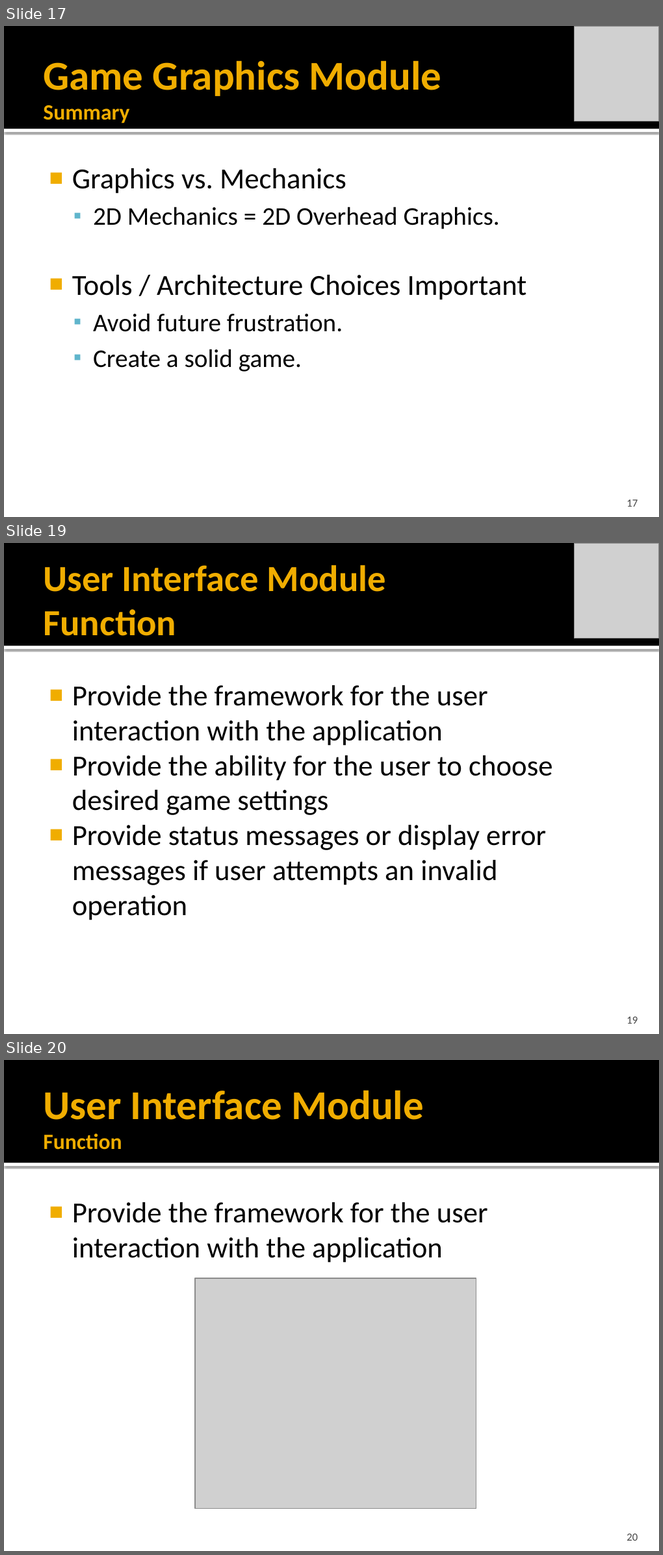
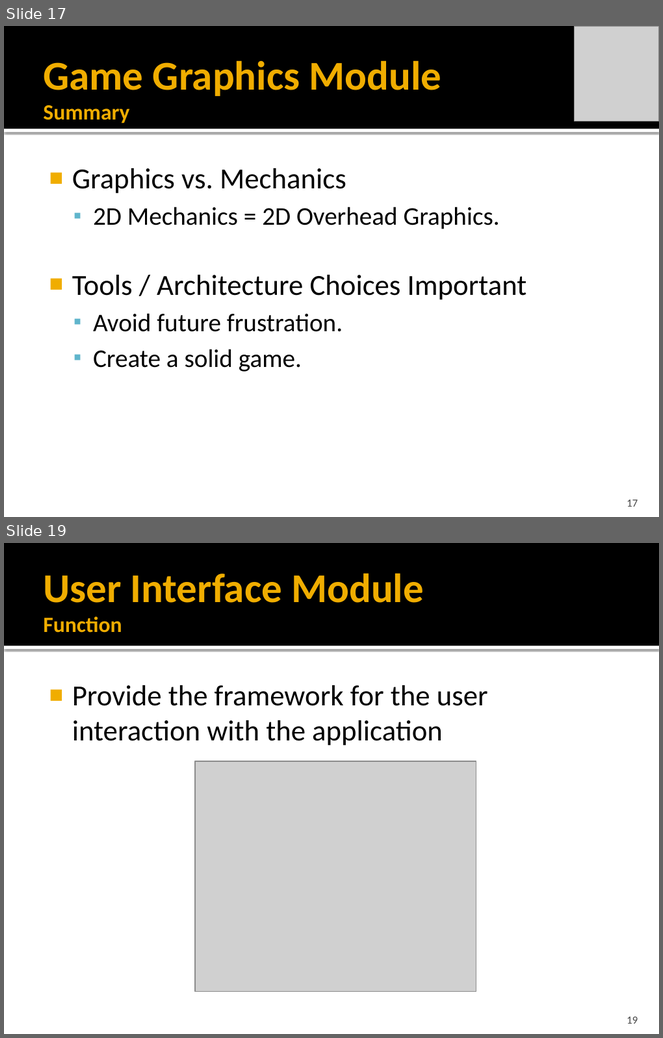
Before and after one commit to idxExtropy/duel-reality, a slide deck: Docs/DUEL REALITY .pptx. Shown one above the other, each under a label of ours: slides 17, 19 and 20 before the commit, slides 17 and 19 after it; the slides between them are not shown. The pictures are 663x1555 and 663x1038 pixels, drawn with LibreOffice and Linux fonts; fonts in the diff are those of the drawing; grey boxes stand for pictures. Boxes give left, top, right and bottom in pixels: in the first picture for what was removed or moved away, otherwise in the second. Text is boxed around its words. In the diff, an @@ line names an element or a change of style, - is before the commit and + after.

```diff
--- a/Docs/DUEL REALITY .pptx
+++ b/Docs/DUEL REALITY .pptx
@@ slide 19 removed at (4, 543, 659, 1034), background #FFFFFF; not listed: 2 template elements that a slide beside it also shows @@
@@ picture removed at (574, 543, 659, 638) @@
@@ title removed at (43, 565, 386, 636) @@
-User Interface Module
-Function
@@ text removed at (72, 685, 553, 921) @@
-■ Provide the framework for the user interaction with the application
-■ Provide the ability for the user to choose desired game settings
-■ Provide status messages or display error messages if user attempts an invalid operation
@@ page number removed at (627, 1017, 638, 1024) @@
-19
@@ what was slide 20 is now slide 19 @@
@@ page number at (627, 1017, 638, 1024): text changed @@
-20
+19
```
Also in this commit, not shown: 6 slides changed, 3 slides added, 3 other slides removed, 16 other files.
